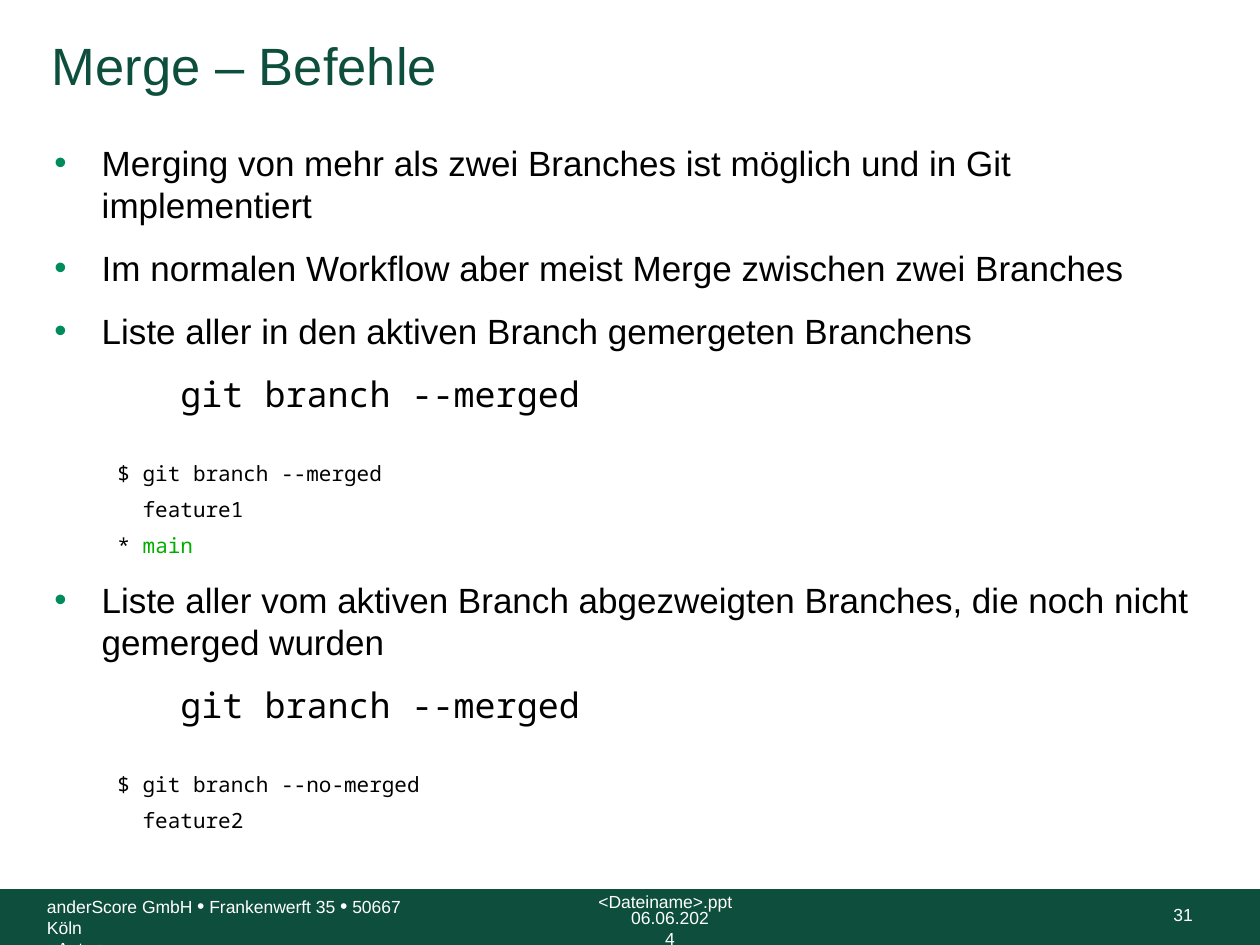
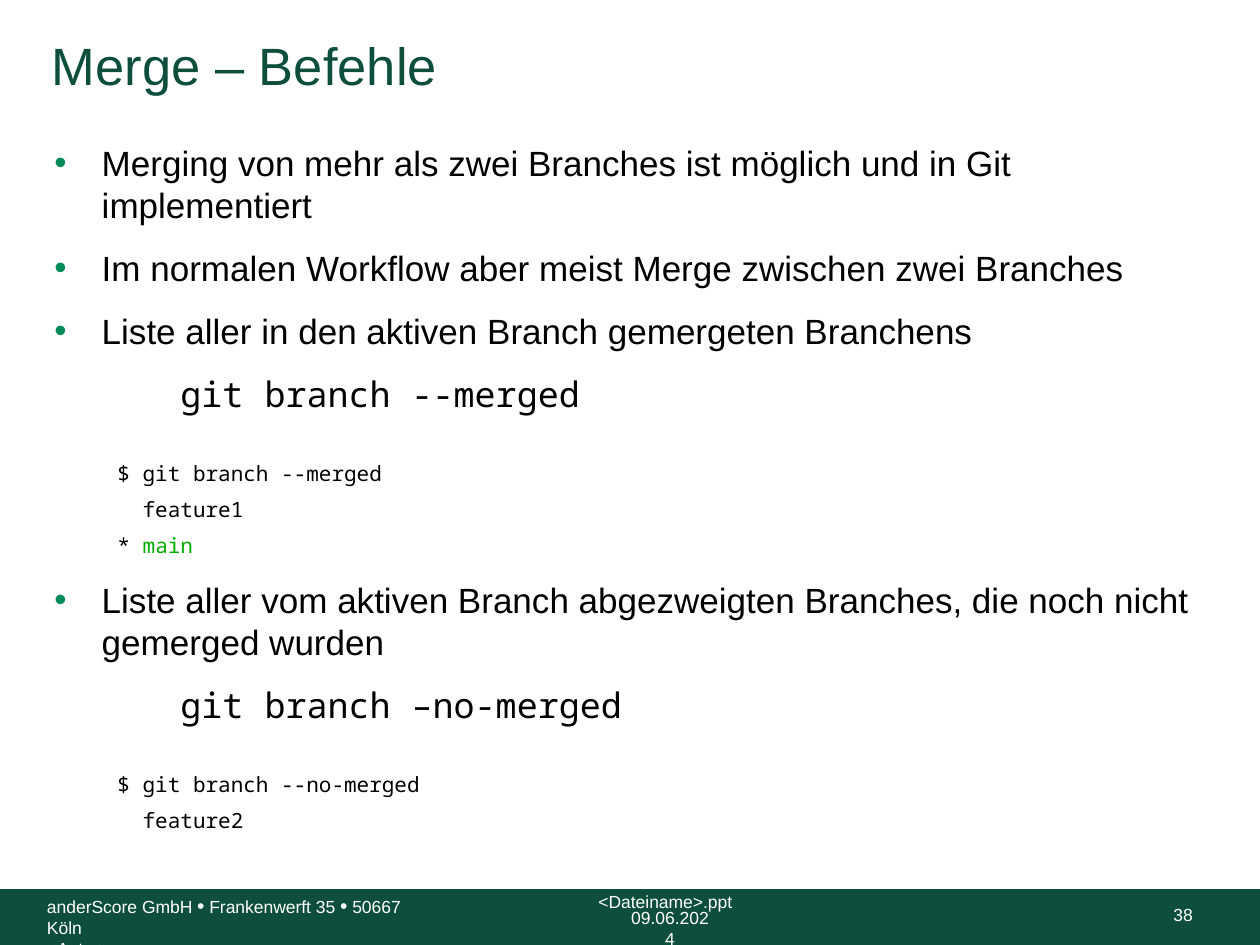
Before and after one commit to anderscore-gmbh/gitlab, a slide deck: slide 38 of slides/Tag-1_3-Merge-Rebase.pptx (slide 31 before the commit). Drawn at 1260x945 pixels with LibreOffice and Linux fonts; fonts in the diff are those of the drawing; background and template pictures are left out. Boxes give left, top, right and bottom in pixels: in the first picture for what was removed or moved away, otherwise in the second. Text is boxed around its words. In the diff, an @@ line names an element or a change of style, - is before the commit and + after.

```diff
--- a/slides/Tag-1_3-Merge-Rebase.pptx
+++ b/slides/Tag-1_3-Merge-Rebase.pptx
@@ text at (180, 691, 622, 727): text changed @@
-git branch --merged
+git branch –no-merged
@@ text at (631, 911, 709, 924): text changed @@
-06.06.2024
+09.06.2024
@@ page number at (1173, 909, 1192, 921): text changed @@
-31
+38
```
Also in this commit, not shown: 89 other slides changed, 14 slides added, 1 slide removed, 8 other files.
